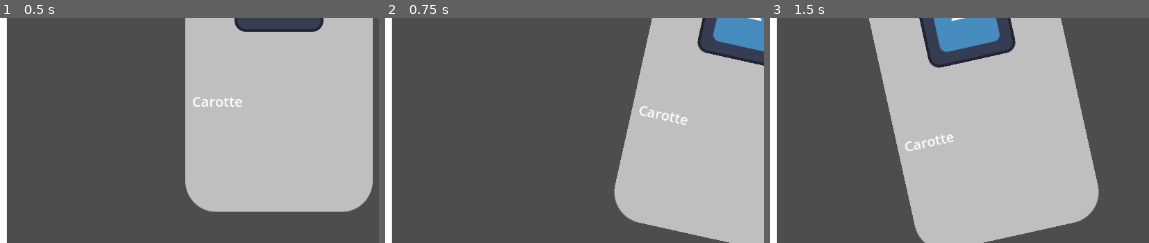
Above: before the commit, frames 1-3 (left to right).
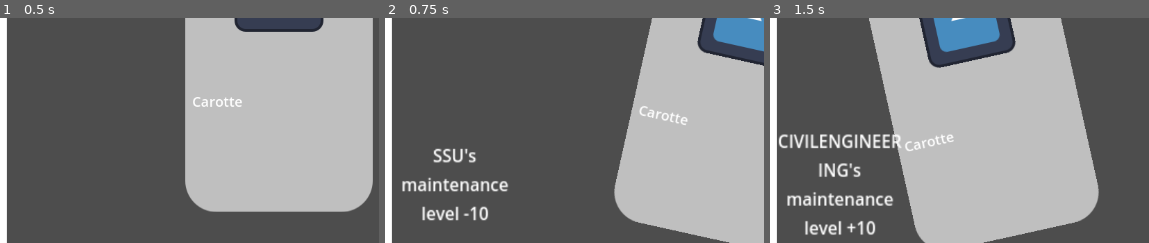
Above: after the commit, the same moments.

Repository: Spidermatou/The-Schu-Man
Game: Godot game, scene res://scenes/manager/manager.tscn
Same seed, same stepped clock (60 frames per second), same inputs: the game is played once before the commit and once after it. The engine's default icon, where the game draws it, is replaced by a stand-in: a white triangle on a blue panel in a dark square.
Inputs:
- Up to frame 1 (0.5 s): no input
- Up to frame 2 (0.75 s): tap Enter at 0.5 s; hold Right from 0.53 s (still down)
- Up to frame 3 (1.5 s): tap Space at 1.25 s; release Right at 1.28 s; hold Left from 1.28 s (still down)
The pictures show only the part of the screen within x 24-74%, y 48-98%; the shares and areas given below are measured in that part.

Frame 1 is identical in both runs. In frame 2, 1.9% of the frame differs, in the area x 4-33%, y 57-91%; in frame 3, 3.2%, in the area x 2-35%, y 51-97%.
Error before the commit: Invalid access to property or key 'renovation' on a base object of type 'Dictionary'. (res://scenes/manager/manager.gd:139)

Commit message:
mutualize peak infos display

Diff:
--- a/The Schu-Man/scenes/manager/manager.gd
+++ b/The Schu-Man/scenes/manager/manager.gd
@@ -100,43 +100,36 @@
 	_endGameScreen.show()
 	# _endGameScreen.texture = load("res://path/to/your/texture.png")
 
-
-func _on_card_peak_to_left():
-	# reset the other side
-	_renovationEffectRight.text = ""
-
+func peakInfos(isRightSide : bool):
+	var sideName : String
+	if (isRightSide):
+		sideName = "effectRight"
+		# reset the other side
+		_renovationEffectLeft.text = ""
+	else:
+		sideName = "effectLeft"
+		# reset the other side
+		_renovationEffectRight.text = ""
+	# retrieve potential gauges's variations
 	var card = cardsData[actualCardIndex]
-	_financeGauge.setVariation(card["effectLeft"]["budget"])
-	_internGauge.setVariation(card["effectLeft"]["internalSatisfaction"])
-	_centralGauge.setVariation(card["effectLeft"]["internalSatisfaction"])
-
-	# show them
+	_financeGauge.setVariation(card[sideName]["budget"])
+	_internGauge.setVariation(card[sideName]["internalSatisfaction"])
+	_centralGauge.setVariation(card[sideName]["internalSatisfaction"])
+	# show them on screen
 	_financeGauge.showVariation()
 	_internGauge.showVariation()
 	_centralGauge.showVariation()
+	# apply renovation
+	var sign : String = ""
+	if ( str(card[sideName]["building"]) != ""):
+		if (card[sideName]["healthVariation"] >= 0): sign = "+"
+		_renovationEffectLeft.text = str(card[sideName]["building"]) + "'s maintenance level " +  sign + str(card[sideName]["healthVariation"])
 
-	# renovation
-	if ( str(card["effectLeft"]["building"]) != ""):
-		_renovationEffectLeft.text = str(card["effectLeft"]["building"]) + " : " + str(card["effectLeft"]["renovation"])
-
+func _on_card_peak_to_left():
+	peakInfos(false)
 
 func _on_card_peak_to_right():
-	# reset the other side
-	_renovationEffectLeft.text = ""
-
-	var card = cardsData[actualCardIndex]
-	_financeGauge.setVariation(card["effectRight"]["budget"])
-	_internGauge.setVariation(card["effectRight"]["internalSatisfaction"])
-	_centralGauge.setVariation(card["effectRight"]["internalSatisfaction"])
-
-	# show them
-	_financeGauge.showVariation()
-	_internGauge.showVariation()
-	_centralGauge.showVariation()
-
-	# renovation
-	if ( str(card["effectRight"]["building"]) != ""):
-		_renovationEffectRight.text = str(card["effectRight"]["building"]) + " : " + str(card["effectRight"]["renovation"])
+	peakInfos(true)
 
 func _on_card_card_chosen(value : bool):
 	var card = cardsData[actualCardIndex]
@@ -146,5 +139,22 @@
 	_financeGauge.value += card[side]["budget"]
 	_internGauge.value += card[side]["budget"]
 	_centralGauge.value += card[side]["budget"]
+
+	# bulding
+	var buildingName : String = card[side]["building"]
+	var enumValue : int = -1
+	if (buildingName != ""):
+		# see which building will be affected
+		match(buildingName):
+			"IT": enumValue = _campus.buildings.IT
+			"SSU": enumValue = _campus.buildings.SSU
+			"CENTRAL": enumValue = _campus.buildings.CENTRAL
+			"CHEMISTRY": enumValue = _campus.buildings.CHEMISTRY
+			"CIVILENGINEERING": enumValue = _campus.buildings.CIVILENGINEERING
+			"LEO": enumValue = _campus.buildings.LEO
+			_: enumValue = _campus.buildings.LEO
+		# affected the building
+		var renovationValue : int = card[side]["healthVariation"]
+		_campus.addToHealth(enumValue, renovationValue)
 	resetUI()
 	nextCard()
